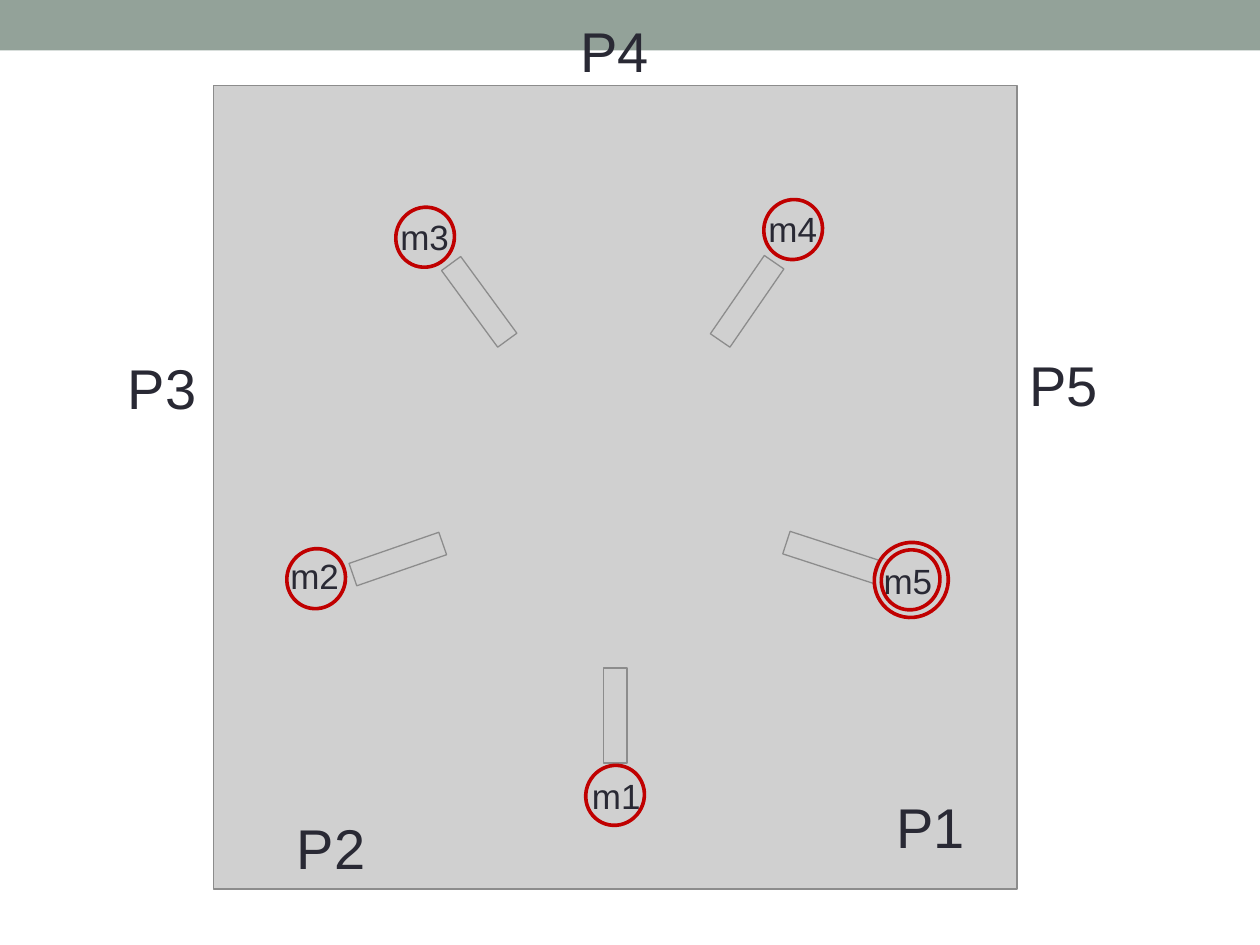
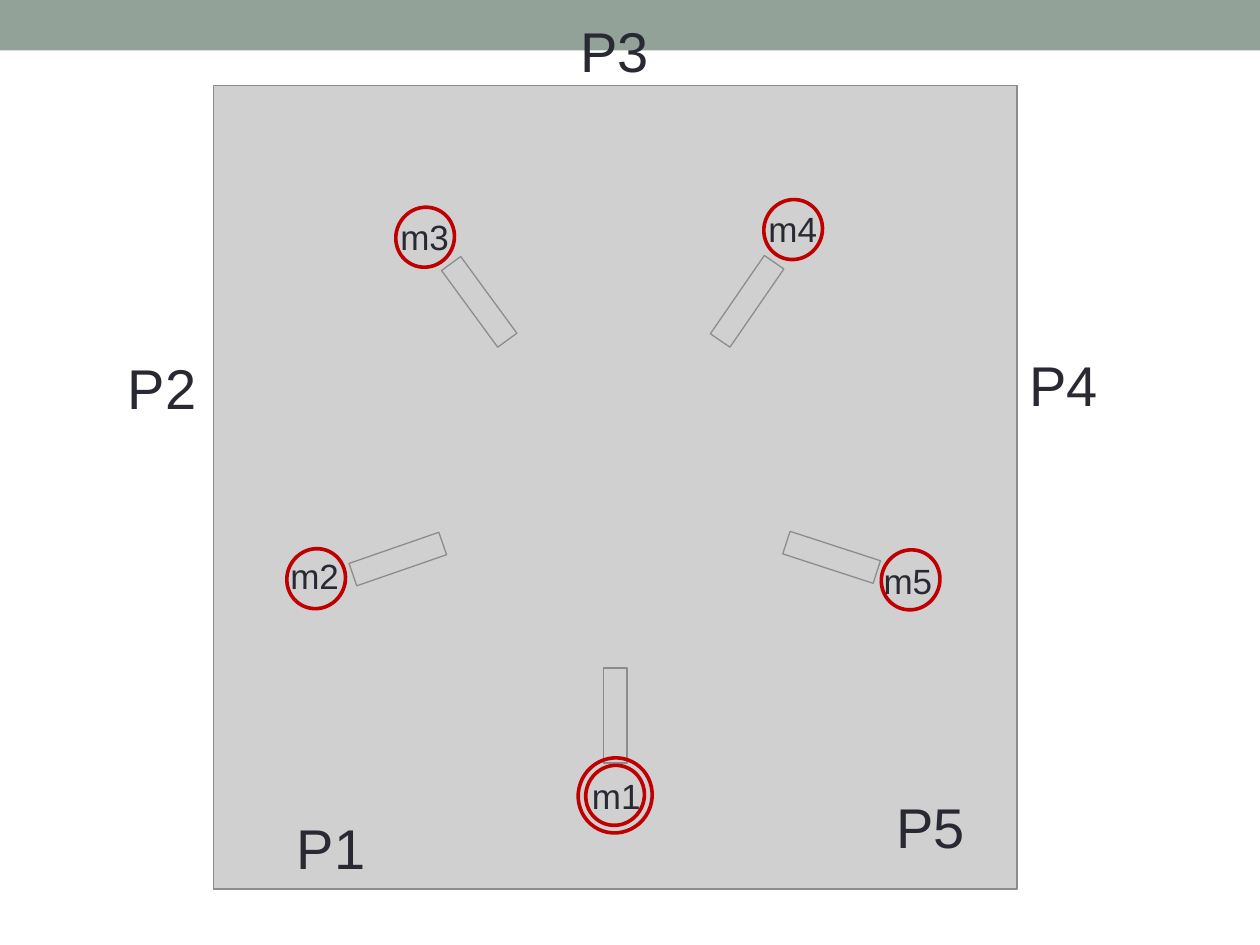
Before and after one commit to INSA-4IF-H4404-2013-2014/RaspiKernel, a slide deck: slide 12 of ppt/presentation.pptx. Drawn at 1260x945 pixels with LibreOffice and Linux fonts; fonts in the diff are those of the drawing; grey boxes stand for pictures. Boxes give left, top, right and bottom in pixels: in the first picture for what was removed or moved away, otherwise in the second. Text is boxed around its words. In the diff, an @@ line names an element or a change of style, - is before the commit and + after.

Commit message:
SEA PPT minor changes

```diff
--- a/ppt/presentation.pptx
+++ b/ppt/presentation.pptx
@@ text at (580,33,648,83): text changed @@
-P4
+P3
@@ text at (128,370,196,409): text changed @@
-P3
+P2
@@ text at (1029,367,1097,406): text changed @@
-P5
+P4
@@ ellipse: place and size @@
-ellipse at (861,530,960,630)
+ellipse at (565,745,664,845)
@@ text at (896,809,964,849): text changed @@
-P1
+P5
@@ text at (297,830,365,869): text changed @@
-P2
+P1
```
Also in this commit, not shown: 3 other slides changed.
